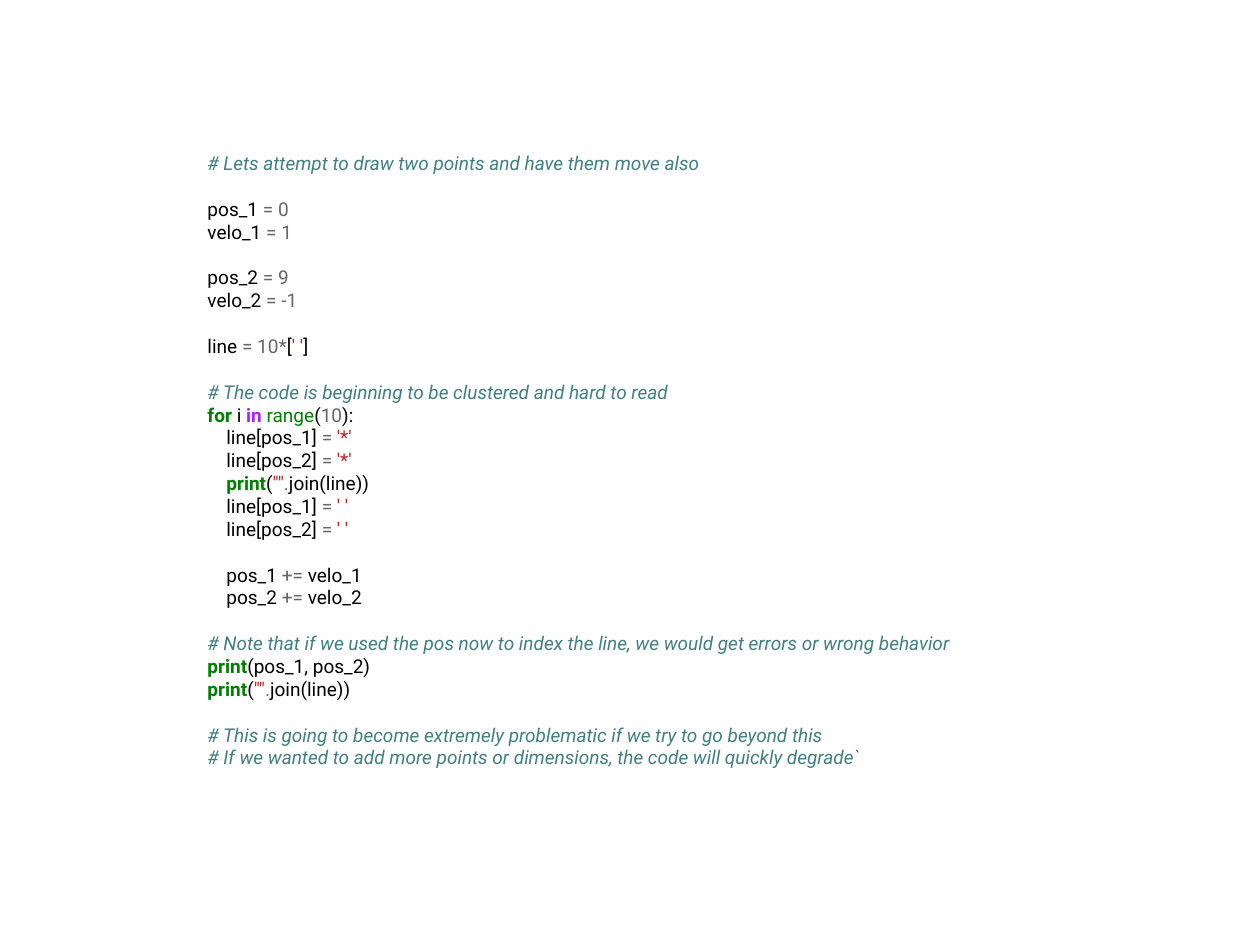
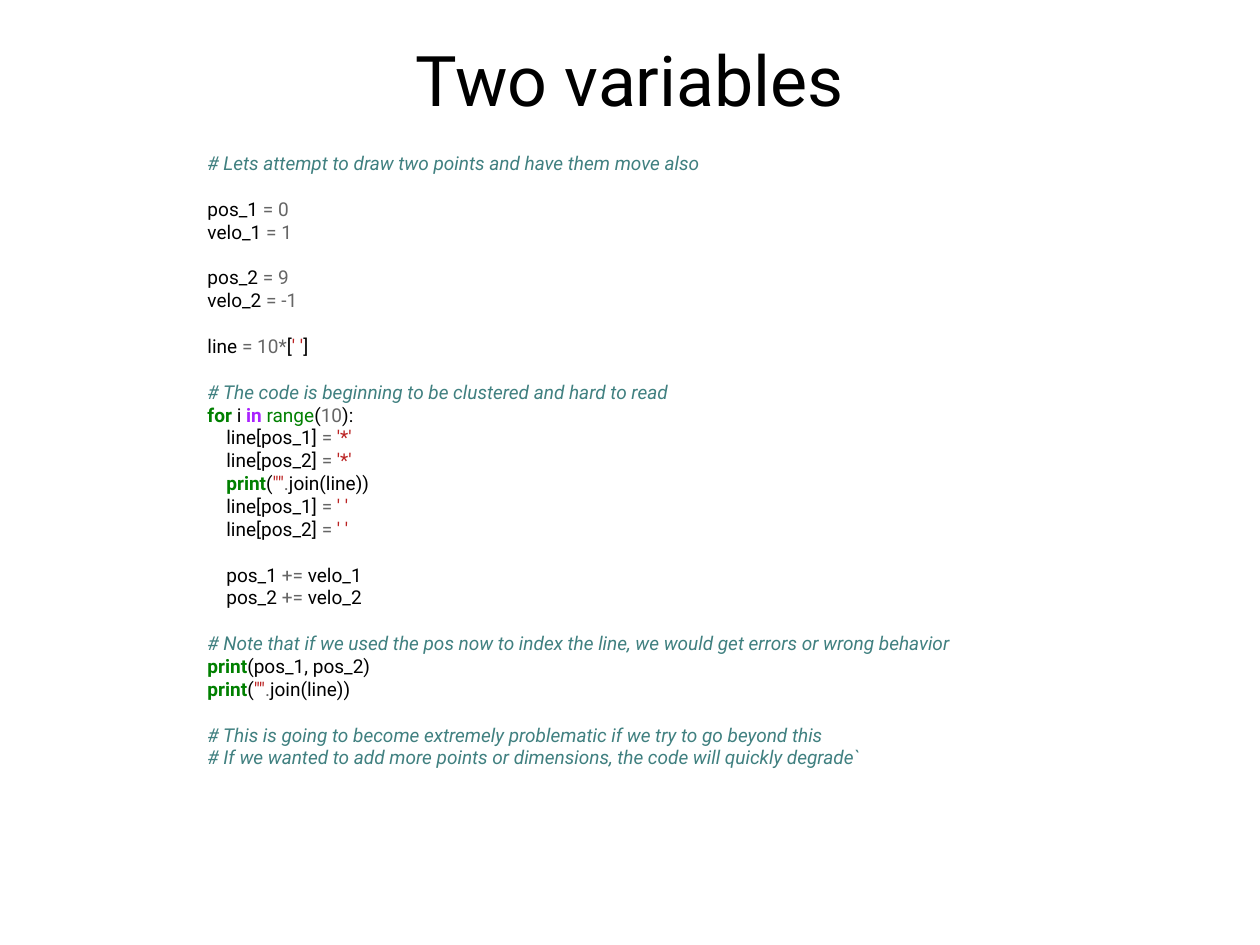
Before and after one commit to f0lie/basic_python_workshop, a slide deck: slide 21 of powerpoint.odp. Drawn at 1260x945 pixels with LibreOffice and Linux fonts; fonts in the diff are those of the drawing. Boxes give left, top, right and bottom in pixels: in the first picture for what was removed or moved away, otherwise in the second. Text is boxed around its words. In the diff, an @@ line names an element or a change of style, - is before the commit and + after.

```diff
--- a/powerpoint.odp
+++ b/powerpoint.odp
@@ title added at (415, 53, 844, 107), 44 pt, text #000000 @@
+Two variables
```
Also in this commit, not shown: 9 other slides changed, 1 slide added, 1 other file.
